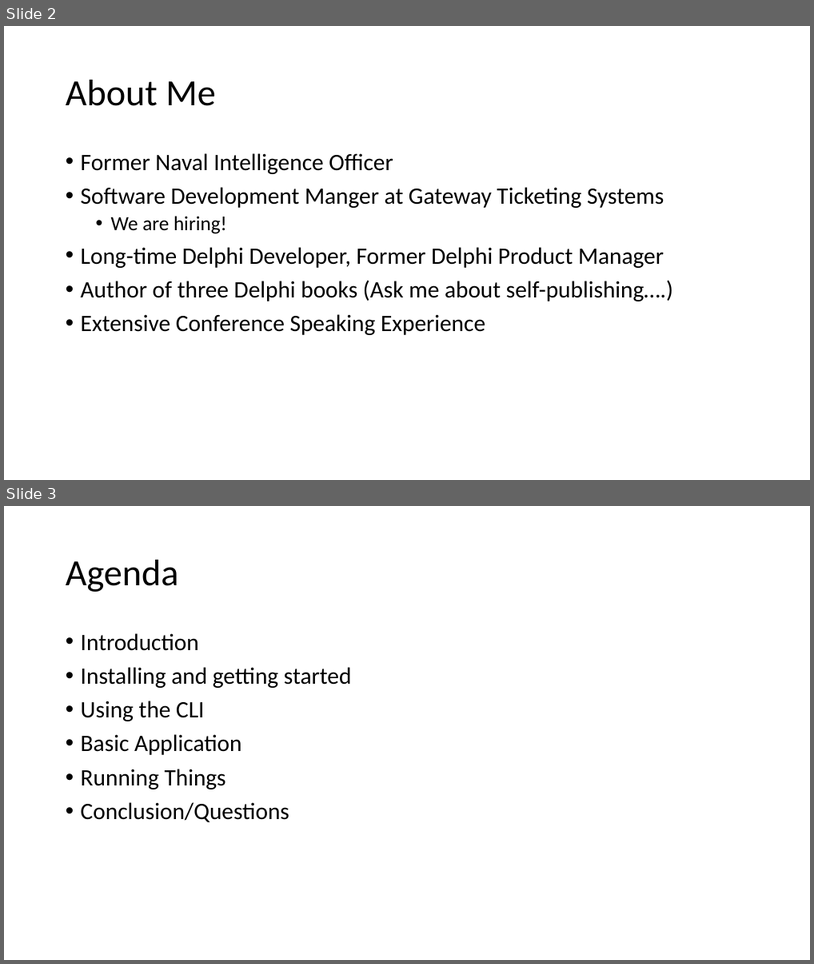
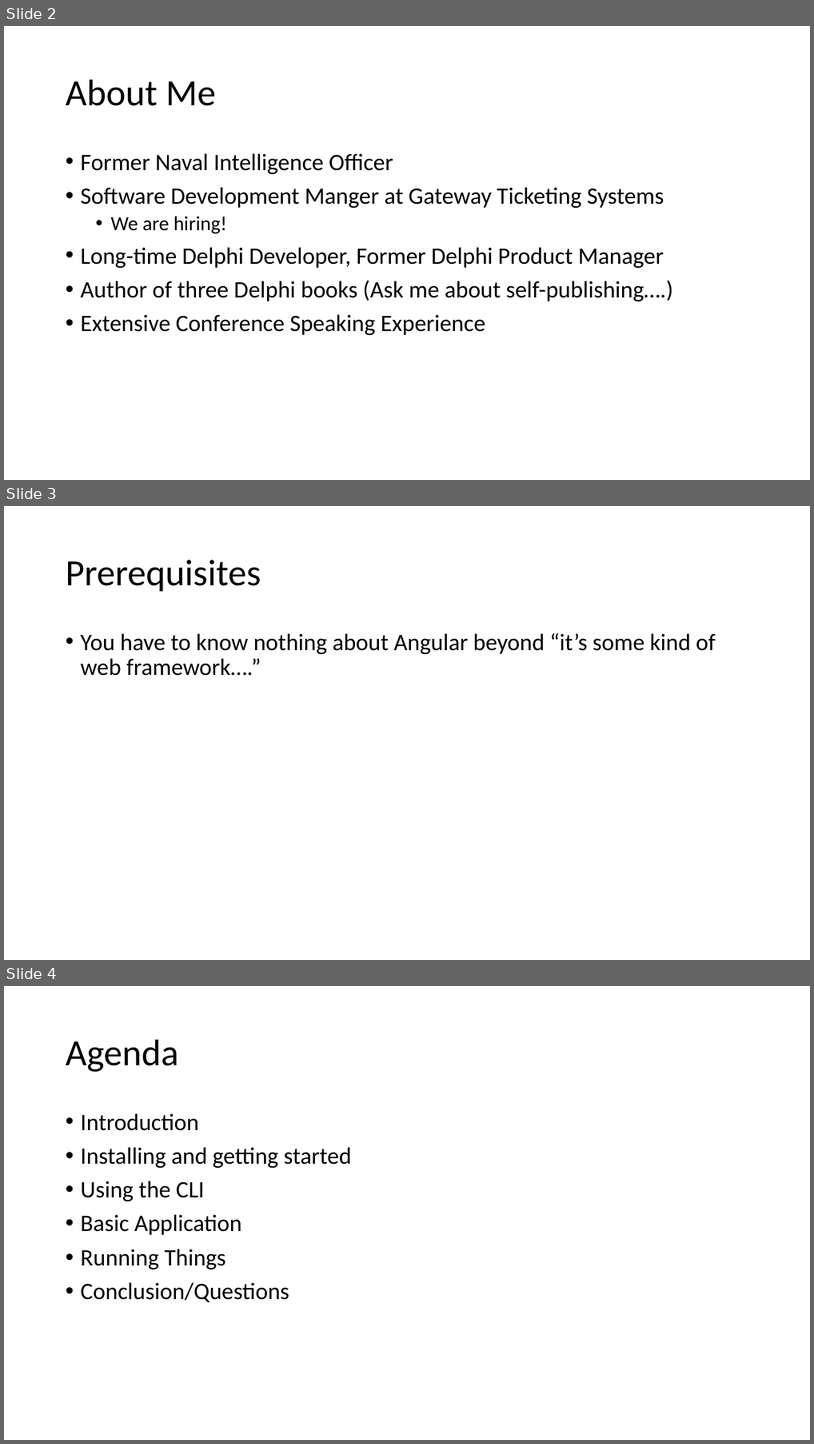
Before and after one commit to TechBash/TechBash2018, a slide deck: AngularForRankBeginners/Angular for Rank Beginners.pptx. Shown one above the other, each under a label of ours: slides 2 and 3 before the commit, slides 2, 3 and 4 after it. The pictures are 814x964 and 814x1444 pixels, drawn with LibreOffice and Linux fonts; fonts in the diff are those of the drawing. Boxes give left, top, right and bottom in pixels: in the first picture for what was removed or moved away, otherwise in the second. Text is boxed around its words. In the diff, an @@ line names an element or a change of style, - is before the commit and + after.

```diff
--- a/AngularForRankBeginners/Angular for Rank Beginners.pptx
+++ b/AngularForRankBeginners/Angular for Rank Beginners.pptx
@@ slide 3 added at box(4, 506, 810, 960), background #FFFFFF @@
@@ title added at box(66, 560, 262, 592), 44 pt, text #000000 @@
+Prerequisites
@@ text added at box(81, 633, 715, 676), 28 pt, text #000000 @@
+• You have to know nothing about Angular beyond “it’s some kind of web framework….”
@@ what was slide 3 is now slide 4 @@
```
Also in this commit, not shown: 1 slide changed, 2 other slides added, 2 slides removed.
